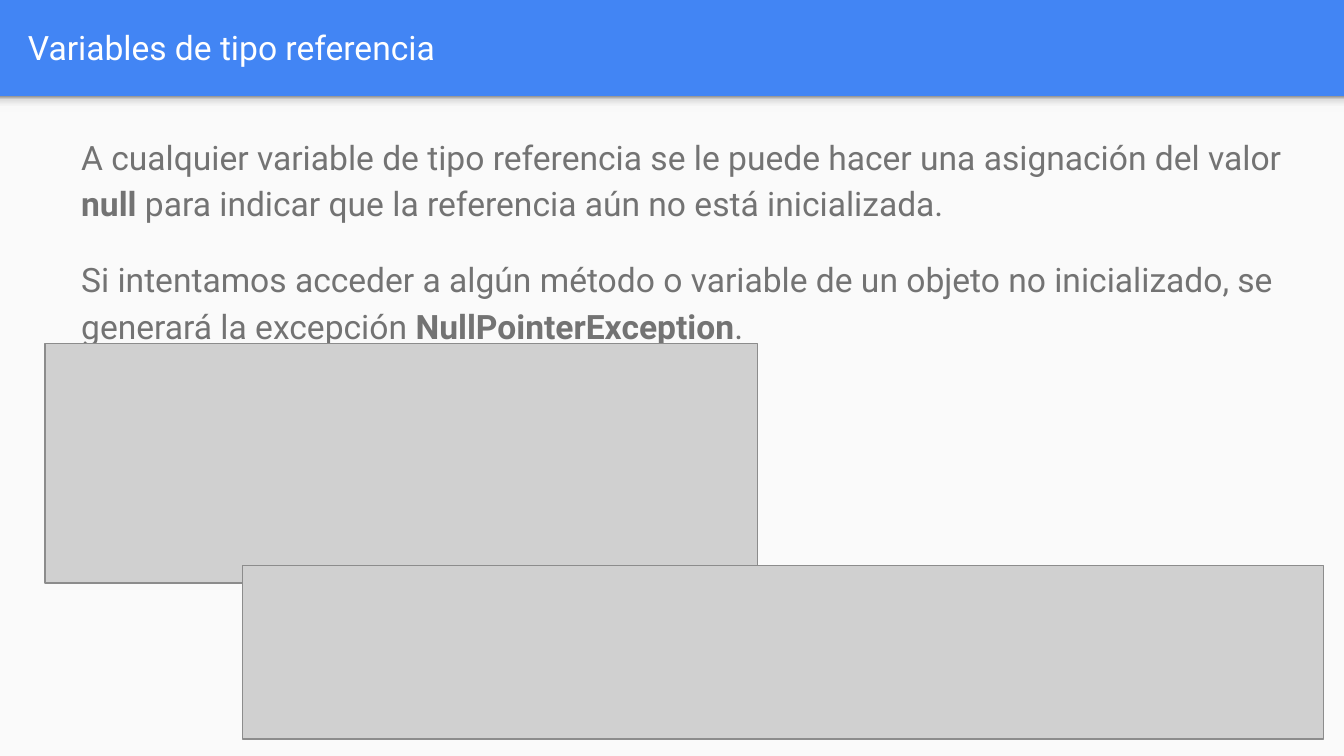
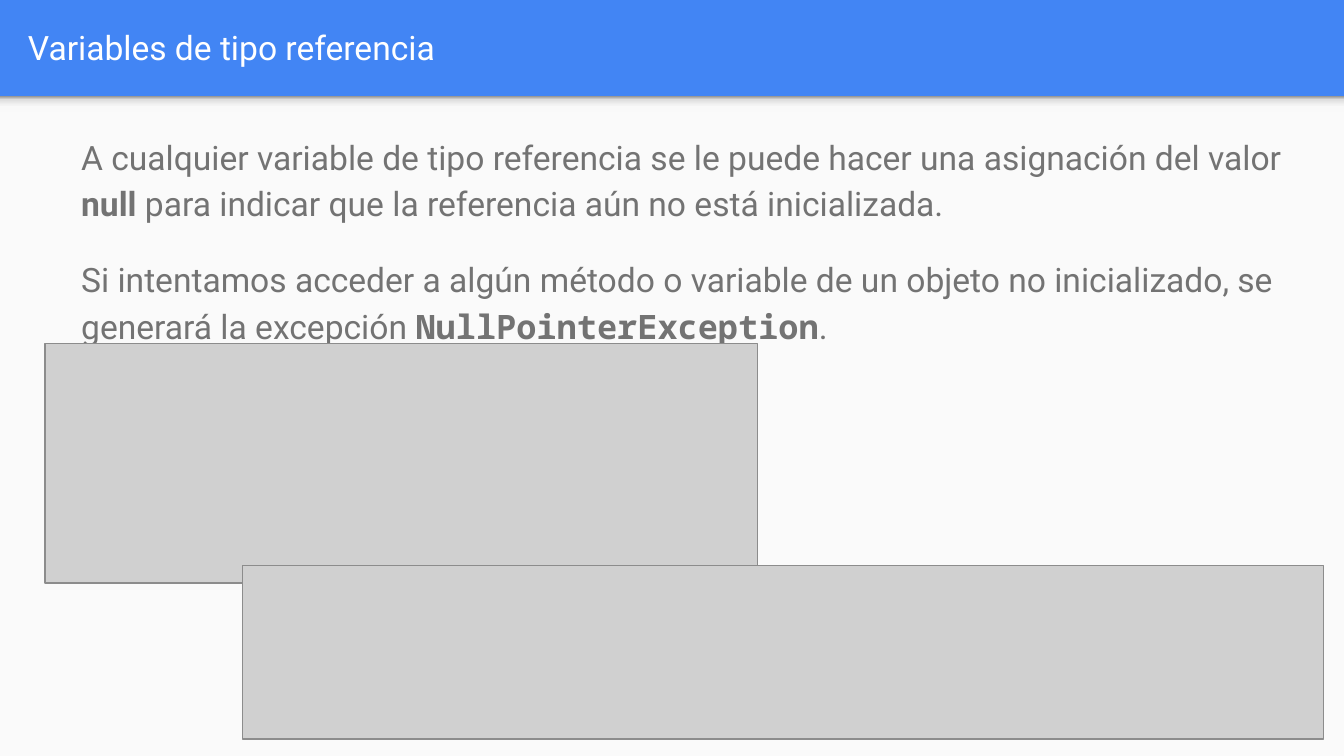
Before and after one commit to OMardil/INFO2, a slide deck: slide 5 of MOD05_Variables_tipo_referencia/01 Presentacion/INFO2_MOD05-Variables_Tipo_Referencia.pptx (slide 4 before the commit). Drawn at 1344x756 pixels with LibreOffice and Linux fonts; fonts in the diff are those of the drawing; grey boxes stand for pictures. Boxes give left, top, right and bottom in pixels: in the first picture for what was removed or moved away, otherwise in the second. Text is boxed around its words. In the diff, an @@ line names an element or a change of style, - is before the commit and + after.

Commit message:
Changes to MOD05 Tipo referencia

```diff
--- a/MOD05_Variables_tipo_referencia/01 Presentacion/INFO2_MOD05-Variables_Tipo_Referencia.pptx
+++ b/MOD05_Variables_tipo_referencia/01 Presentacion/INFO2_MOD05-Variables_Tipo_Referencia.pptx
@@ text at [81, 267, 1272, 348]: font Roboto to Noto Sans Mono in "NullPointerException." @@
```
Also in this commit, not shown: 4 other slides changed, 11 slides added, 1 slide removed, 14 other files.
